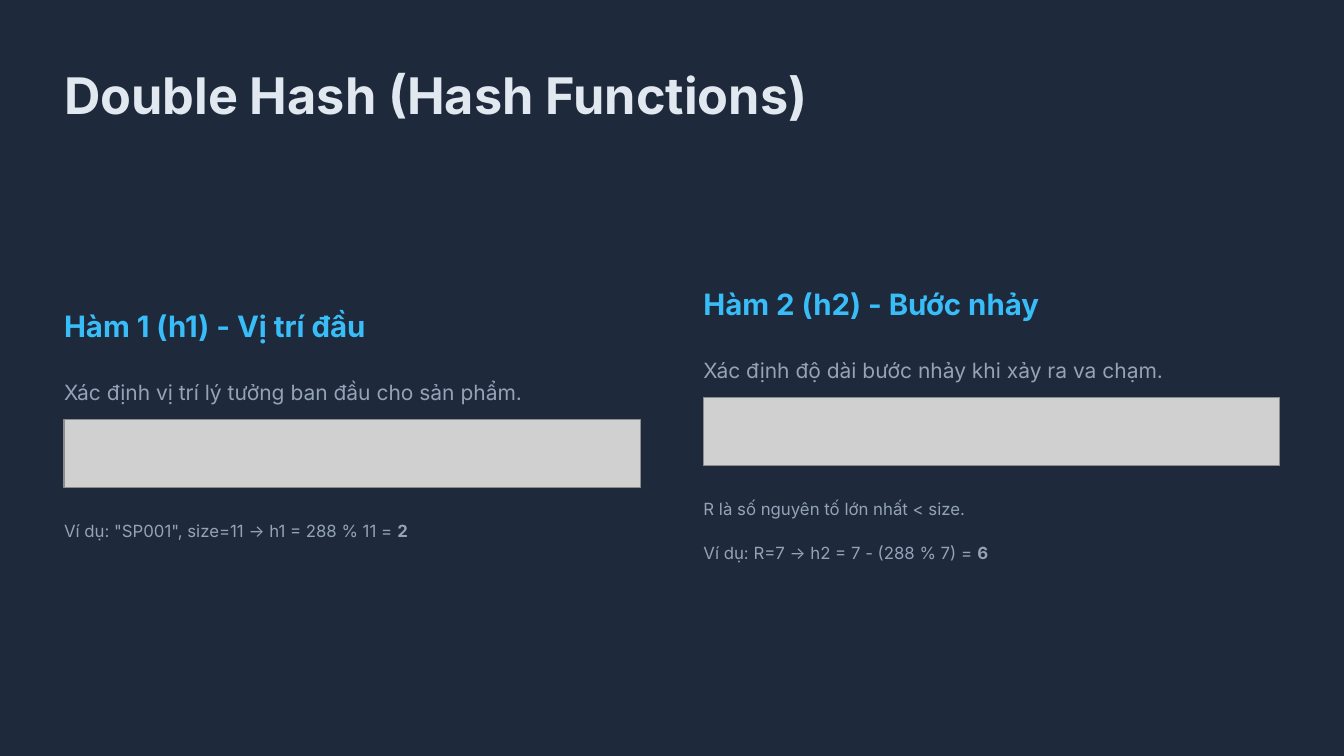
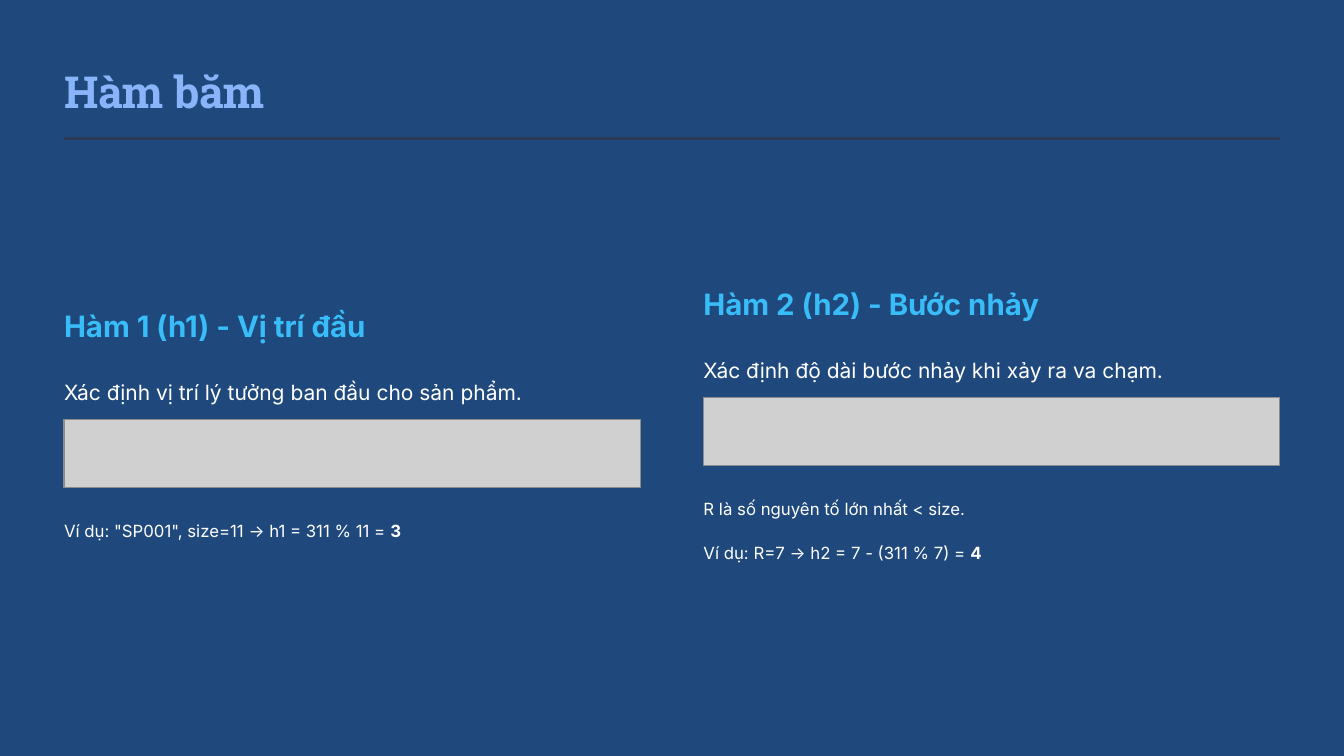
Before and after one commit to benx3/double-hash-demo, a slide deck: slide 8 of docs/Double Hashing Presentation.pptx (slide 3 before the commit). Drawn at 1344x756 pixels with LibreOffice and Linux fonts; fonts in the diff are those of the drawing; grey boxes stand for pictures. Boxes give left, top, right and bottom in pixels: in the first picture for what was removed or moved away, otherwise in the second. Text is boxed around its words. In the diff, an @@ line names an element or a change of style, - is before the commit and + after.

```diff
--- a/docs/Double Hashing Presentation.pptx
+++ b/docs/Double Hashing Presentation.pptx
@@ background #1E293B to #1F497D @@
@@ text removed at bbox=[64, 72, 808, 121] @@
-Double Hash (Hash Functions)
@@ text added at bbox=[64, 74, 265, 109], 31.5 pt, text #89B4FA, bold @@
+Hàm băm
@@ rectangle added at bbox=[65, 137, 1280, 139], fill #313244 @@
@@ text colour #94A3B8 to #FFFFFF in 3 elements at bbox=[703, 501, 965, 519], bbox=[703, 362, 1163, 383], bbox=[64, 382, 522, 405] @@
@@ text at bbox=[64, 524, 401, 541]: text changed; text colour #94A3B8 to #FFFFFF @@
-Ví dụ: "SP001", size=11 → h1 = 288 % 11 = 2
+Ví dụ: "SP001", size=11 → h1 = 311 % 11 = 3
@@ text at bbox=[703, 545, 981, 563]: text changed; text colour #94A3B8 to #FFFFFF @@
-Ví dụ: R=7 → h2 = 7 - (288 % 7) = 6
+Ví dụ: R=7 → h2 = 7 - (311 % 7) = 4
```
Also in this commit, not shown: 7 other slides changed, 7 slides added, 2 slides removed, 3 other files.
